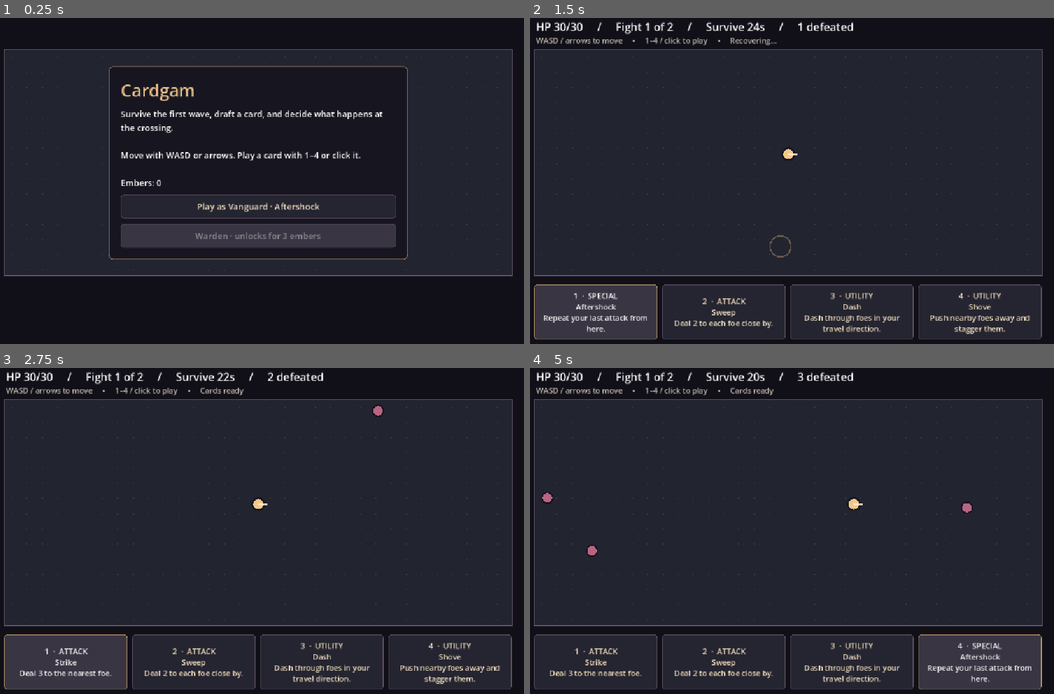
Above: before the commit, frames 1-4 (two rows, left to right).
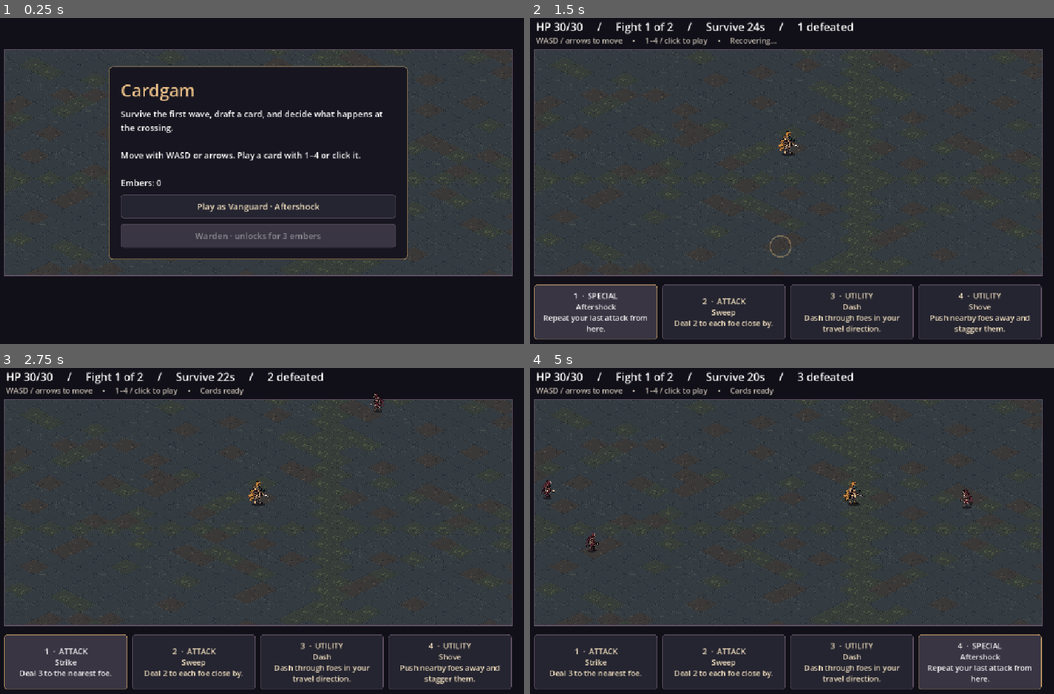
Above: after the commit, the same moments.

Repository: joelyou20/cardgam
Game: Godot game, scene res://arena.tscn
The game is run twice, just before and just after one commit, with the same random seed, the same clock (stepped at 60 frames per second) and the same inputs.
Inputs:
- Up to frame 1 (0.25 s): no input
- Up to frame 2 (1.5 s): click "Play as Vanguard · Aftershock" at 0.5 s; click "1 · ATTACK Strike Deal 3 to t…" at 1.25 s
- Up to frame 3 (2.75 s): click "1 · SPECIAL Aftershock Repeat…" at 2 s
- Up to frame 4 (5 s): click "3 · UTILITY Dash Dash through…" at 2.75 s; click "3 · SPECIAL Aftershock Repeat…" at 3.5 s; click "4 · UTILITY Shove Push nearby…" at 4.25 s

The runs differ from the first frame. In frame 1, 14% of the frame differs, in the area x 0-98%, y 9-79%; in frame 2, 31%; in frame 3, 31%; in frame 4, 31%.

Commit message:
Add side-view sprites and isometric terrain art

Diff:
--- a/main/arena.gd
+++ b/main/arena.gd
@@ -1,5 +1,9 @@
 extends Node2D
 
+const PLAYER_ART := preload("res://art/vanguard.png")
+const ENEMY_ART := preload("res://art/raider.png")
+const TERRAIN_ART := preload("res://art/terrain.png")
+const TILE_SIZE := Vector2(64, 32)
 const FIELD := Rect2(24, 80, 1072, 477)
 const BEACON := Vector2(560, 300)
 const STARTER := ["Strike", "Sweep", "Dash", "Shove"]
@@ -20,6 +24,9 @@
 var phase := "title"
 var position_in_arena := BEACON
 var facing := Vector2.RIGHT
+var player_looks_left := false
+var player_is_warden := false
+var terrain_tiles: Array[Dictionary] = []
 var dash_left := 0.0
 var health := 30
 var beacon_health := 12
@@ -50,6 +57,8 @@
 
 func _ready() -> void:
 	rng.randomize()
+	texture_filter = CanvasItem.TEXTURE_FILTER_NEAREST
+	build_terrain()
 	load_progress()
 	build_interface()
 	show_title()
@@ -139,6 +148,7 @@
 	options.add_child(button)
 
 func show_title() -> void:
+	player_is_warden = false
 	phase = "title"
 	hand.clear()
 	enemies.clear()
@@ -165,6 +175,7 @@
 	show_title()
 
 func start_run(special: String) -> void:
+	player_is_warden = special == "Bulwark"
 	hand.assign(STARTER)
 	draw_pile.assign([special])
 	health = 30
@@ -180,6 +191,7 @@
 	phase = "fight"
 	position_in_arena = BEACON + Vector2(0, 85) if route == "bridge" else BEACON
 	facing = Vector2.RIGHT
+	player_looks_left = false
 	enemies.clear()
 	fires.clear()
 	effects.clear()
@@ -227,6 +239,12 @@
 	direction.y = float(Input.is_key_pressed(KEY_S) or Input.is_key_pressed(KEY_DOWN)) - float(Input.is_key_pressed(KEY_W) or Input.is_key_pressed(KEY_UP))
 	return direction.normalized()
 
+func face_direction(direction: Vector2) -> void:
+	if direction != Vector2.ZERO:
+		facing = direction
+	if not is_zero_approx(direction.x):
+		player_looks_left = direction.x < 0.0
+
 func update_fight(delta: float) -> void:
 	elapsed += delta
 	cooldown = maxf(0.0, cooldown - delta)
@@ -236,8 +254,7 @@
 		dash_left -= delta
 		position_in_arena += facing * 690.0 * delta
 	else:
-		if direction != Vector2.ZERO:
-			facing = direction
+		face_direction(direction)
 		position_in_arena += direction * 226.0 * delta
 	position_in_arena = clamp_to_field(position_in_arena)
 	spawn_left -= delta
@@ -288,6 +305,7 @@
 		"stagger": 0.0,
 		"attack": 0.0,
 		"elite": elite,
+		"looks_left": point.x > position_in_arena.x,
 		"raider": route == "bridge" and rng.randf() < 0.52,
 	})
 
@@ -300,6 +318,8 @@
 		return
 	var target := BEACON if enemy.raider else position_in_arena
 	var offset: Vector2 = target - enemy.pos
+	if absf(offset.x) > 1.0:
+		enemy.looks_left = offset.x < 0.0
 	var contact := 30.0 if enemy.elite else 21.0
 	if offset.length() > contact:
 		enemy.pos += offset.normalized() * enemy.speed * delta
@@ -379,9 +399,7 @@
 			if card == "Rally":
 				health = mini(30, health + mini(6, healed))
 		"Dash":
-			var direction := movement_input()
-			if direction != Vector2.ZERO:
-				facing = direction
+			face_direction(movement_input())
 			dash_left = 0.19
 			invulnerable = maxf(invulnerable, 0.24)
 			add_effect(position_in_arena, 35, Color("#91cbbb"))
@@ -462,12 +480,59 @@
 	if save.save("user://progress.cfg") != OK:
 		push_warning("Could not save run progress.")
 
+func build_terrain() -> void:
+	# Offset each half-height row by half a tile to form a 2:1 diamond grid.
+	var row_count := ceili(FIELD.size.y / (TILE_SIZE.y / 2.0))
+	var column_count := ceili(FIELD.size.x / TILE_SIZE.x)
+	for row in range(-1, row_count):
+		for column in range(-1, column_count):
+			var offset := Vector2(column * TILE_SIZE.x + posmod(row, 2) * TILE_SIZE.x / 2.0, row * TILE_SIZE.y / 2.0)
+			var tile := Rect2(FIELD.position + offset, TILE_SIZE)
+			var clipped := FIELD.intersection(tile)
+			if not clipped.has_area():
+				continue
+			var pattern := posmod(column * 73 + row * 37 + column * row * 17, 23)
+			var variant := 0
+			if pattern >= 13:
+				variant = 1 + (pattern - 13) % 3
+			var source := Rect2(clipped.position - tile.position + Vector2(variant * TILE_SIZE.x, 0), clipped.size)
+			terrain_tiles.append({"destination": clipped, "source": source})
+
+func draw_actor(art: Texture2D, feet: Vector2, height: float, looks_left: bool, tint: Color) -> void:
+	feet = feet.round()
+	var width := roundf(height * art.get_width() / art.get_height())
+	var shadow := PackedVector2Array()
+	for index in range(16):
+		shadow.append(feet + Vector2.from_angle(TAU * index / 16.0) * Vector2(width * 0.31, 4))
+	draw_colored_polygon(shadow, Color(0.06, 0.055, 0.075, 0.62))
+	draw_set_transform(feet, 0.0, Vector2(-1, 1) if looks_left else Vector2.ONE)
+	draw_texture_rect(art, Rect2(-width / 2.0, -height, width, height), false, tint)
+	draw_set_transform(Vector2.ZERO)
+
+func draw_player() -> void:
+	var tint := Color("#9fccc8") if player_is_warden else Color.WHITE
+	draw_actor(PLAYER_ART, position_in_arena, 48.0, player_looks_left, tint)
+	if shield or kindled:
+		draw_arc(position_in_arena, 21.0, 0, TAU, 24, Color("#91cbbb") if shield else Color("#e78a55"), 2.0)
+
+func draw_enemy(enemy: Dictionary) -> void:
+	var height := 57.0 if enemy.elite else 38.0
+	var tint := Color("#e2bbf6") if enemy.elite else Color.WHITE
+	if enemy.raider:
+		tint = Color("#ffbe88")
+	if enemy.stagger > 0.0:
+		tint = Color("#91a5bd")
+	draw_actor(ENEMY_ART, enemy.pos, height, enemy.looks_left, tint)
+	if enemy.elite:
+		var bar: Vector2 = enemy.pos + Vector2(-22, -height - 7)
+		draw_rect(Rect2(bar, Vector2(44, 4)), Color("#432b38"))
+		draw_rect(Rect2(bar, Vector2(44.0 * enemy.hp / 24.0, 4)), Color("#f8af88"))
+
 func _draw() -> void:
 	draw_rect(Rect2(0, 0, 1120, 720), Color("#111018"))
-	draw_rect(FIELD, Color("#222430"))
-	for x in range(40, 1096, 32):
-		for y in range(96, 557, 32):
-			draw_circle(Vector2(x, y), 1.0, Color("#3d3c4c"))
+	draw_rect(FIELD, Color("#2a3035"))
+	for tile in terrain_tiles:
+		draw_texture_rect_region(TERRAIN_ART, tile.destination, tile.source)
 	draw_rect(FIELD, Color("#615164"), false, 2.0)
 	if route == "bridge":
 		draw_circle(BEACON, 29.0, Color("#ffc778"), false, 2.0)
@@ -475,21 +540,16 @@
 	for fire in fires:
 		draw_circle(fire.pos, 72.0, Color(0.96, 0.38, 0.19, 0.19))
 		draw_circle(fire.pos, 72.0, Color("#dc764d"), false, 2.0)
-	for enemy in enemies:
-		var radius := 17.0 if enemy.elite else 10.0
-		var tint := Color("#bd7964") if enemy.raider else Color("#b76582")
-		if enemy.stagger > 0.0:
-			tint = Color("#8c869d")
-		draw_circle(enemy.pos, radius + 3.0, Color("#16141f"))
-		draw_circle(enemy.pos, radius, tint)
-		if enemy.elite:
-			draw_rect(Rect2(enemy.pos + Vector2(-22, -28), Vector2(44, 4)), Color("#432b38"))
-			draw_rect(Rect2(enemy.pos + Vector2(-22, -28), Vector2(44.0 * enemy.hp / 24.0, 4)), Color("#f8af88"))
-	draw_circle(position_in_arena, 15.0, Color("#181825"))
-	draw_circle(position_in_arena, 11.0, Color("#f3c887"))
-	draw_line(position_in_arena, position_in_arena + facing * 18.0, Color("#fff0d1"), 3.0, true)
-	if shield or kindled:
-		draw_circle(position_in_arena, 21.0, Color("#91cbbb") if shield else Color("#e78a55"), false, 2.0)
+	var actors := enemies.duplicate()
+	actors.sort_custom(func(a, b): return a.pos.y < b.pos.y)
+	var player_drawn := false
+	for enemy in actors:
+		if not player_drawn and enemy.pos.y >= position_in_arena.y:
+			draw_player()
+			player_drawn = true
+		draw_enemy(enemy)
+	if not player_drawn:
+		draw_player()
 	for effect in effects:
 		var color: Color = effect.color
 		color.a = effect.life / 0.27
Binary file added: main/art/raider.png
Not shown, added: main/art/raider.png.import
Binary file added: main/art/terrain.png
Not shown, added: main/art/terrain.png.import
Binary file added: main/art/vanguard.png
Not shown, added: main/art/vanguard.png.import
